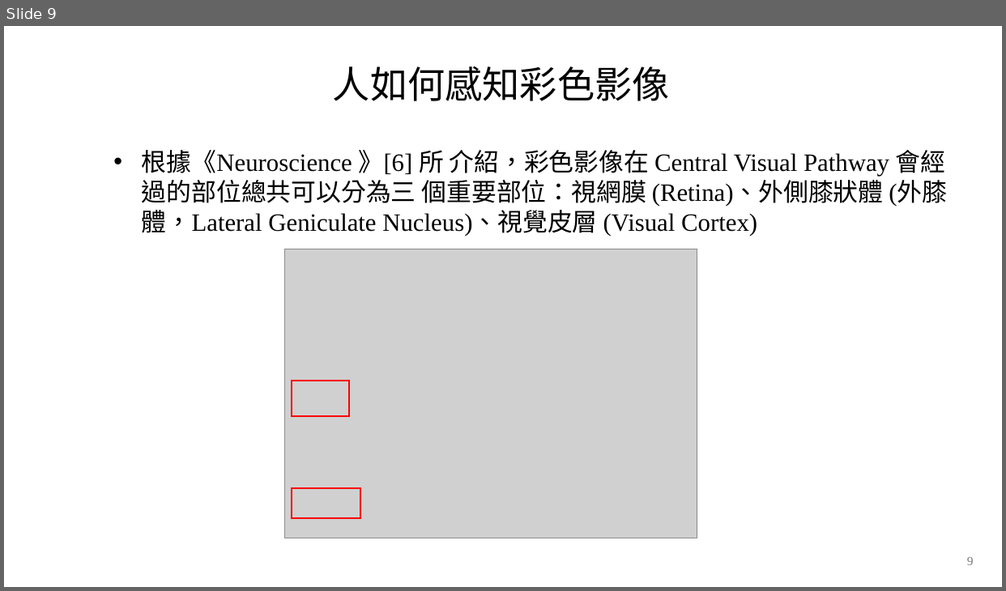
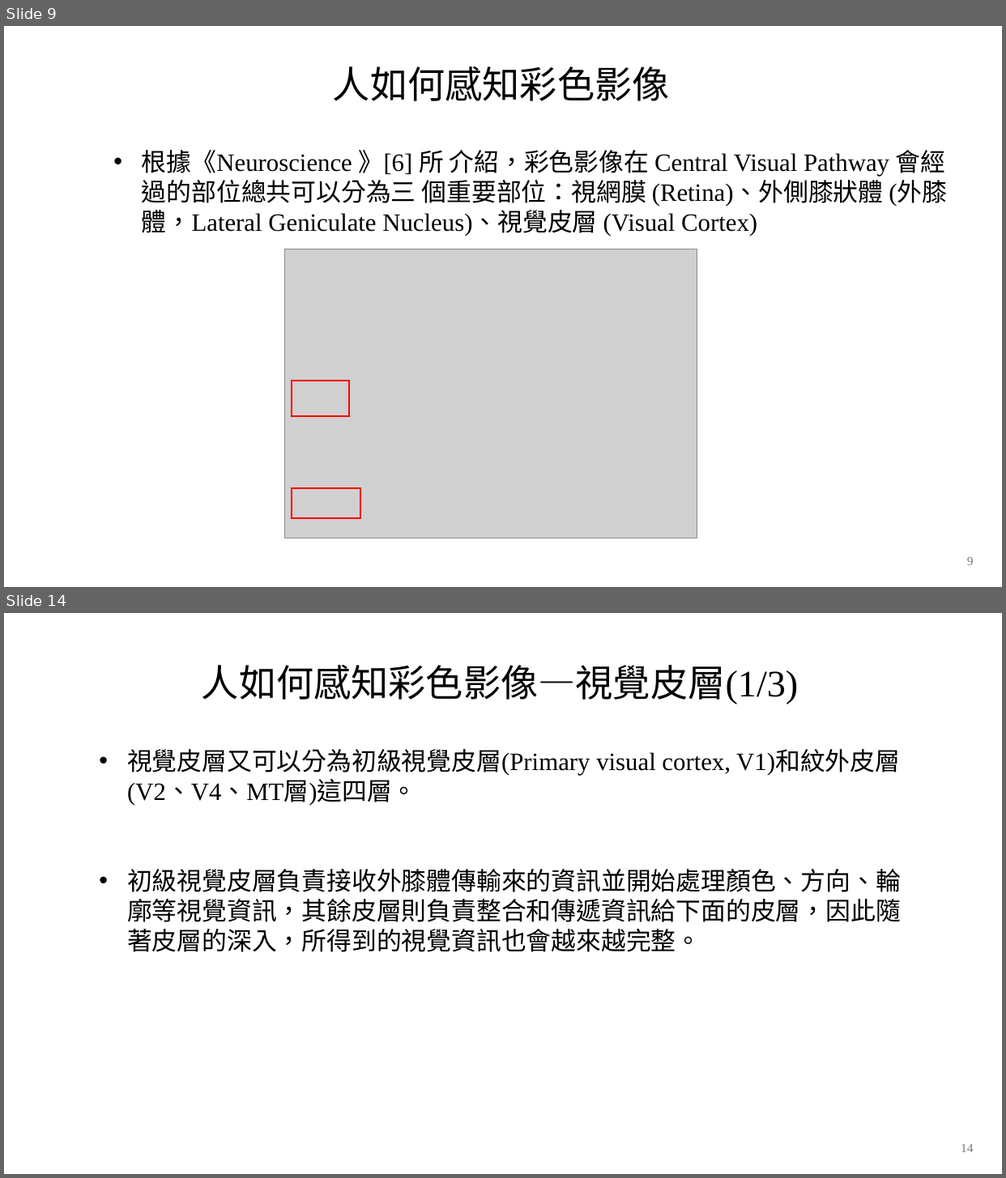
Before and after one commit to Cobra30621/RGB_SFM_V2, a slide deck: 文件/ppt/簡報.pptx. Shown one above the other, each under a label of ours: slide 9 before the commit, slides 9 and 14 after it; the slides between them are not shown. The pictures are 1006x591 and 1006x1178 pixels, drawn with LibreOffice and Linux fonts; fonts in the diff are those of the drawing; grey boxes stand for pictures; background and template pictures are left out. Boxes give left, top, right and bottom in pixels: in the first picture for what was removed or moved away, otherwise in the second. Text is boxed around its words. In the diff, an @@ line names an element or a change of style, - is before the commit and + after.

```diff
--- a/文件/ppt/簡報.pptx
+++ b/文件/ppt/簡報.pptx
@@ slide 14 added at (4, 613, 1002, 1174), background picture (left out) @@
@@ text added at (202, 665, 799, 705), 36 pt, text #000000 @@
+人如何感知彩色影像—視覺皮層(1/3)
@@ text added at (127, 749, 901, 952), 24 pt, text #000000 @@
+• 視覺皮層又可以分為初級視覺皮層(Primary visual cortex, V1)和紋外皮層(V2、V4、MT層)這四層。
+• 初級視覺皮層負責接收外膝體傳輸來的資訊並開始處理顏色、方向、輪廓等視覺資訊，其餘皮層則負責整合和傳遞資訊給下面的皮層，因此隨著皮層的深入，所得到的視覺資訊也會越來越完整。
@@ page number added at (961, 1144, 973, 1152), 12 pt, text #797979 @@
+14
```
Also in this commit, not shown: 4 slides changed, 1 other slide added, 2 slides removed, 5 other files.
